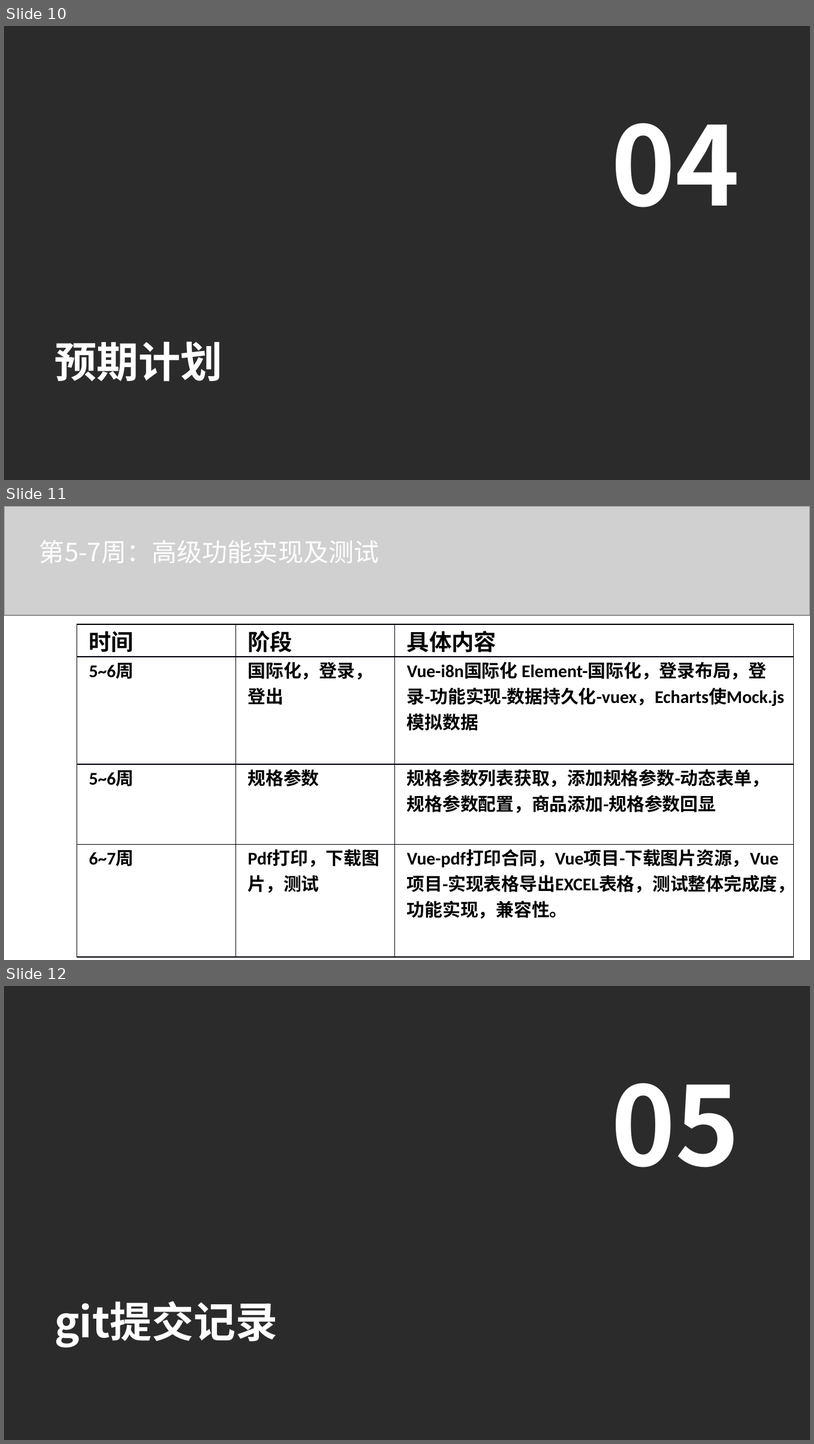
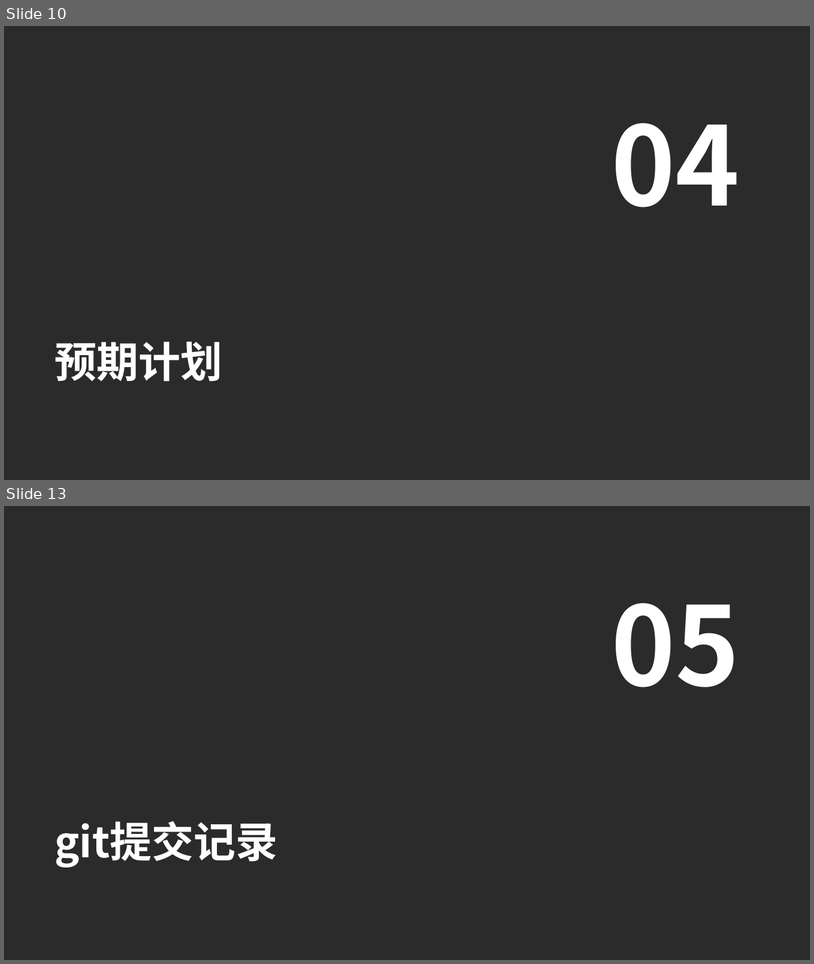
Before and after one commit to qinran6/vue-ego1, a slide deck: 3组_商城后台管理系统_中期报告.pptx. Shown one above the other, each under a label of ours: slides 10, 11 and 12 before the commit, slides 10 and 13 after it; the slides between them are not shown. The pictures are 814x1444 and 814x964 pixels, drawn with LibreOffice and Linux fonts; fonts in the diff are those of the drawing; grey boxes stand for pictures; background and template pictures are left out; a plain dark background stands for a picture behind light text. Boxes give left, top, right and bottom in pixels: in the first picture for what was removed or moved away, otherwise in the second. Text is boxed around its words. In the diff, an @@ line names an element or a change of style, - is before the commit and + after.

```diff
--- a/3组_商城后台管理系统_中期报告.pptx
+++ b/3组_商城后台管理系统_中期报告.pptx
@@ slide 11 removed at bbox=[4, 506, 810, 960], background #FFFFFF @@
@@ picture removed at bbox=[4, 506, 810, 615] @@
@@ text removed at bbox=[39, 540, 379, 563] @@
-第5-7周：高级功能实现及测试
@@ table removed at bbox=[77, 624, 792, 960], 4 rows, 3 columns @@
-时间 | 阶段 | 具体内容
-5~6周 | 国际化，登录，登出 | Vue-i8n国际化 Element-国际化，登录布局，登录-功能实现-数据持久化-vuex，Echarts使Mock.js模拟数据
-5~6周 | 规格参数 | 规格参数列表获取，添加规格参数-动态表单，规格参数配置，商品添加-规格参数回显
-6~7周 | Pdf打印，下载图片，测试 | Vue-pdf打印合同，Vue项目-下载图片资源，Vue项目-实现表格导出EXCEL表格，测试整体完成度，功能实现，兼容性。
@@ what was slide 12 is now slide 13 @@
```
Also in this commit, not shown: 2 slides changed, 2 slides added.
